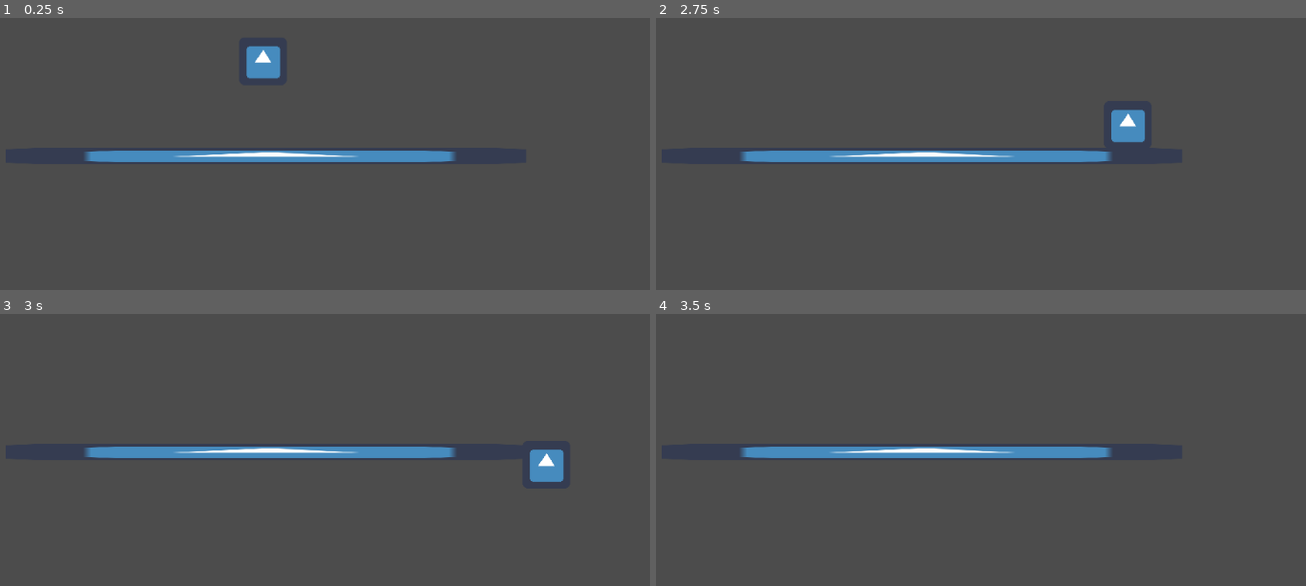
Above: before the commit, frames 1-4 (two rows, left to right).
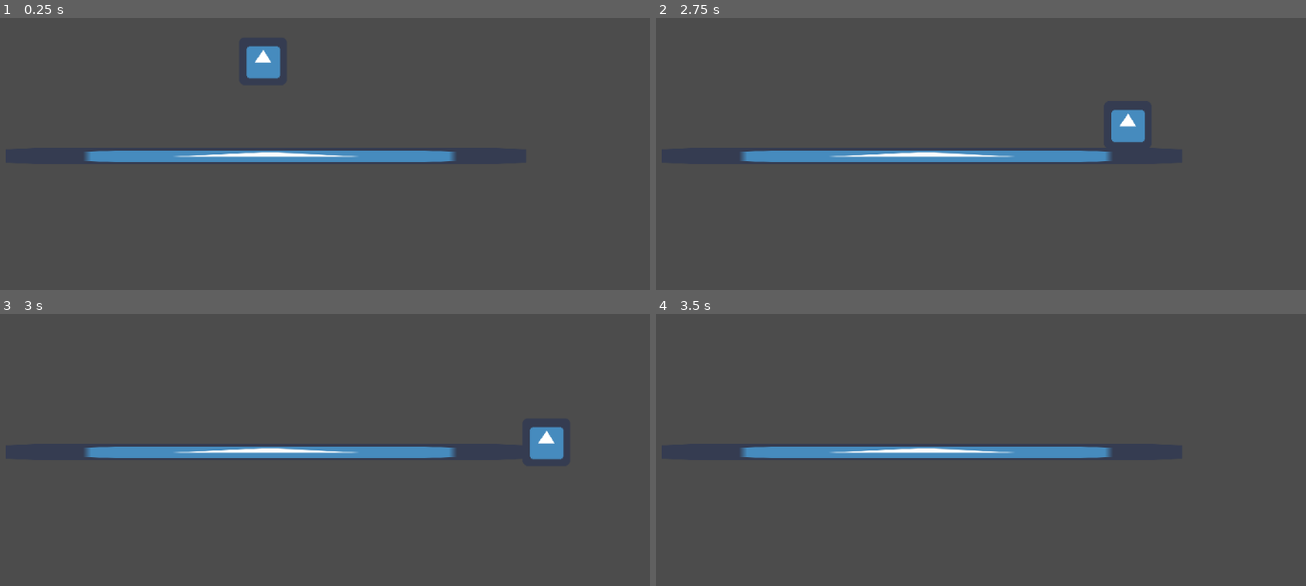
Above: after the commit, the same moments.

Repository: nathanadduci/Embers_of_the_Forgotten
Game: Godot game, scene res://Scenes/Playground.tscn
The game is run twice, just before and just after one commit, with the same random seed, the same clock (stepped at 60 frames per second) and the same inputs. The engine's default icon, where the game draws it, is replaced by a stand-in: a white triangle on a blue panel in a dark square.
Inputs:
- Up to frame 1 (0.25 s): no input
- Up to frame 2 (2.75 s): hold Right (ui_right) 0.53-1.28 s; hold Left (ui_left) 1.28-2.03 s; hold Right (ui_right) from 2.03 s (still down)
- Up to frame 3 (3 s): keep holding Right (ui_right)
- Up to frame 4 (3.5 s): keep holding Right (ui_right)

Frames 1-2 are identical in both runs. In frame 3, 0.9% of the frame differs, in the area x 81-87%, y 41-62%; in frame 4, nothing differs.

Commit message:
LR Improvements
- Added terminal velocity to avoid exaggerated freefalls
- Slight float on LR movement to simulate a more natural movement (time taken to "come to a stop")

Diff:
--- a/Scripts/player_movement.gd
+++ b/Scripts/player_movement.gd
@@ -4,6 +4,7 @@
 # Member variables here
 export var playerGravity = 9.81
 export var playerSpeed = 400
+export var terminalVelocity = 850
 var playerVelocity = Vector2()
 var playerDistance
 
@@ -17,7 +18,11 @@
 func _physics_process(delta):
 
 	# obtain new y velocity
-	playerVelocity.y += delta * playerGravity
+	if playerVelocity.y < terminalVelocity:
+		playerVelocity.y += delta * playerGravity
+	else:
+		playerVelocity.y = terminalVelocity
+	print(playerVelocity.y)
 
 	#obtain new x velocity
 	_inputSequence()
@@ -26,13 +31,15 @@
 	# playerDistance = playerVelocity * delta
 	move_and_slide(playerVelocity, Vector2(0,-1))
 
+# Get x velocity from LR inputs
 func _inputSequence():
+
 	if Input.is_action_pressed("ui_right") && !Input.is_action_pressed("ui_left"):
 		playerVelocity.x = playerSpeed
 	elif Input.is_action_pressed("ui_left") && !Input.is_action_pressed("ui_right"):
 		playerVelocity.x = -playerSpeed
 	else:
-		if playerVelocity.x > 1:
-			playerVelocity.x = playerVelocity.x / 5
+		if playerVelocity.x > 1 || playerVelocity.x < -1:
+			playerVelocity.x = playerVelocity.x / 1.1
 		else:
 			playerVelocity.x = 0
